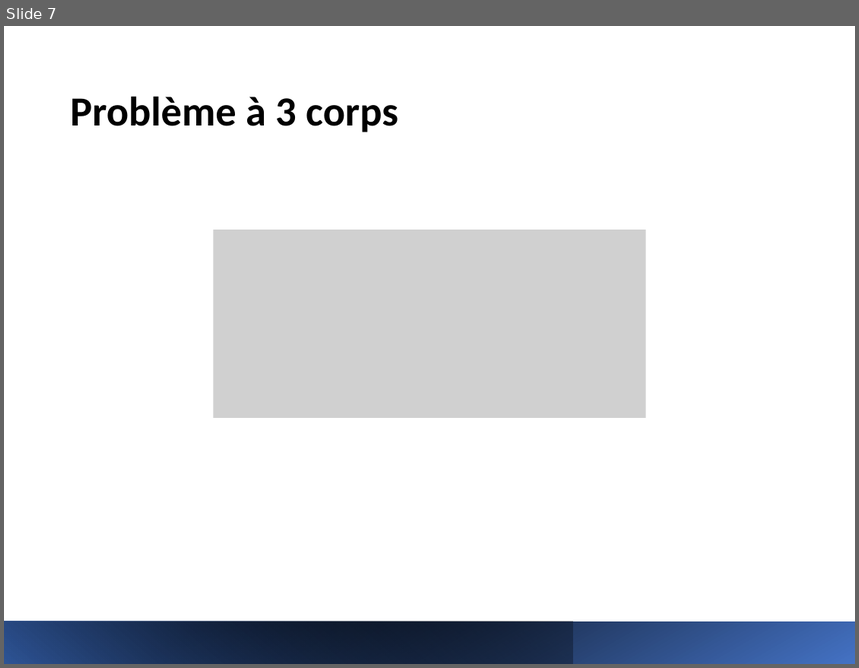
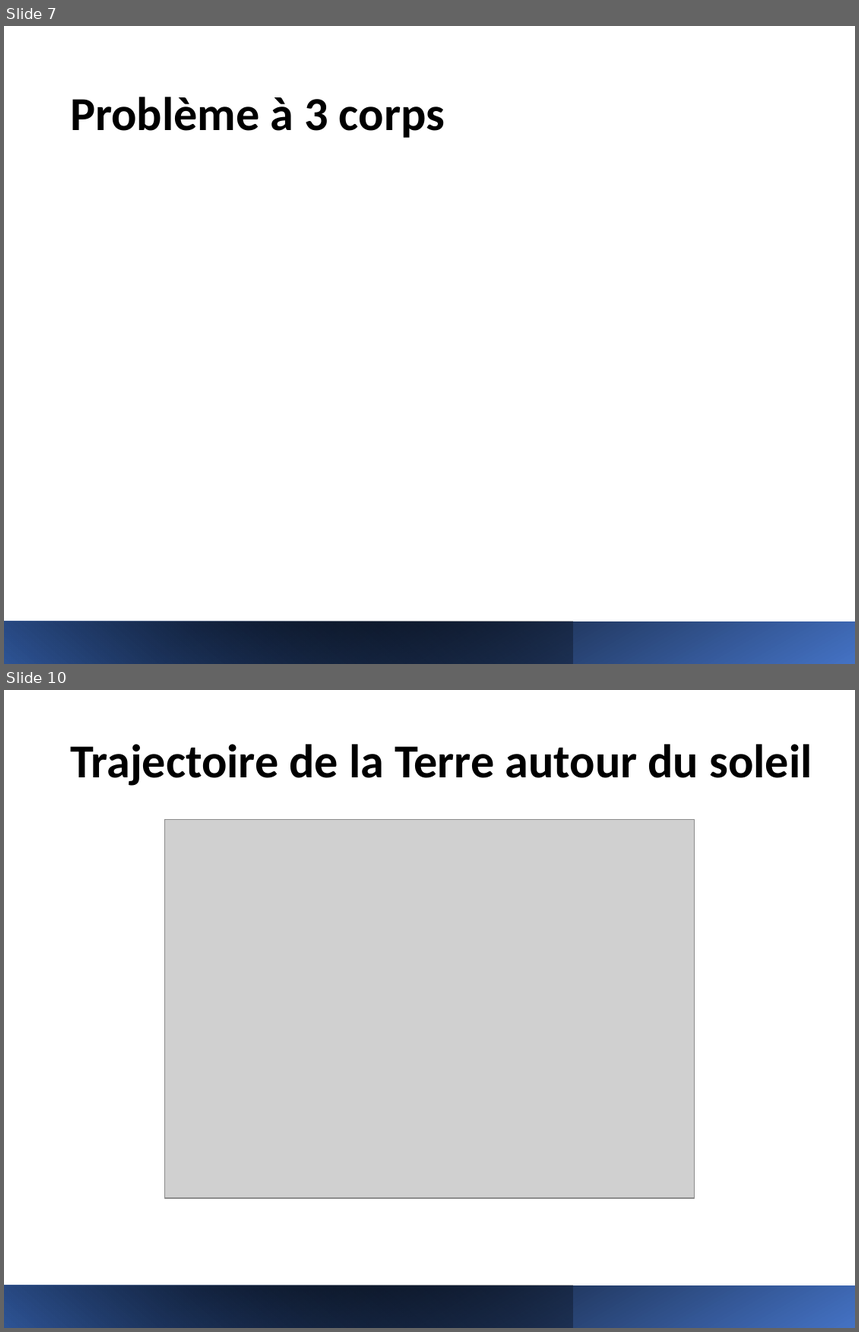
Before and after one commit to LauraElKaim/Project_Three_Body_Problem, a slide deck: beamer/Three_body_problem_powerpoint.pptx. Shown one above the other, each under a label of ours: slide 7 before the commit, slides 7 and 10 after it; the slides between them are not shown. The pictures are 859x668 and 859x1332 pixels, drawn with LibreOffice and Linux fonts; fonts in the diff are those of the drawing; grey boxes stand for pictures; background and template pictures are left out. Boxes give left, top, right and bottom in pixels: in the first picture for what was removed or moved away, otherwise in the second. Text is boxed around its words. In the diff, an @@ line names an element or a change of style, - is before the commit and + after.

```diff
--- a/beamer/Three_body_problem_powerpoint.pptx
+++ b/beamer/Three_body_problem_powerpoint.pptx
@@ slide 10 added at (4, 690, 855, 1328), background picture (left out) @@
@@ title added at (70, 744, 812, 786), 40 pt, text #000000, bold @@
+Trajectoire de la Terre autour du soleil
@@ picture added at (165, 820, 694, 1199) @@
@@ rectangle added at (4, 1286, 855, 1328), fill gradient #4472C4 to #000000 @@
@@ rectangle added at (4, 1286, 573, 1328), fill gradient #000000 to #2F5597 @@
@@ slide 7 changed as well @@
@@ title "Problème à 3 corps" at (70, 97, 445, 138): size 35 to 40 pt @@
@@ picture removed at (214, 230, 645, 417) @@
```
Also in this commit, not shown: 11 other slides changed, 1 other slide added, 5 other files.
